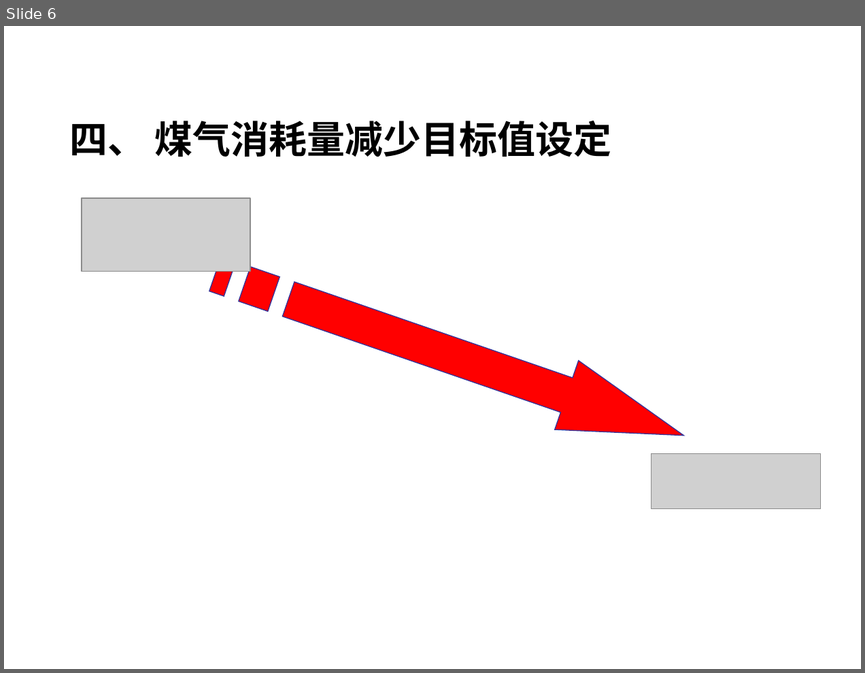
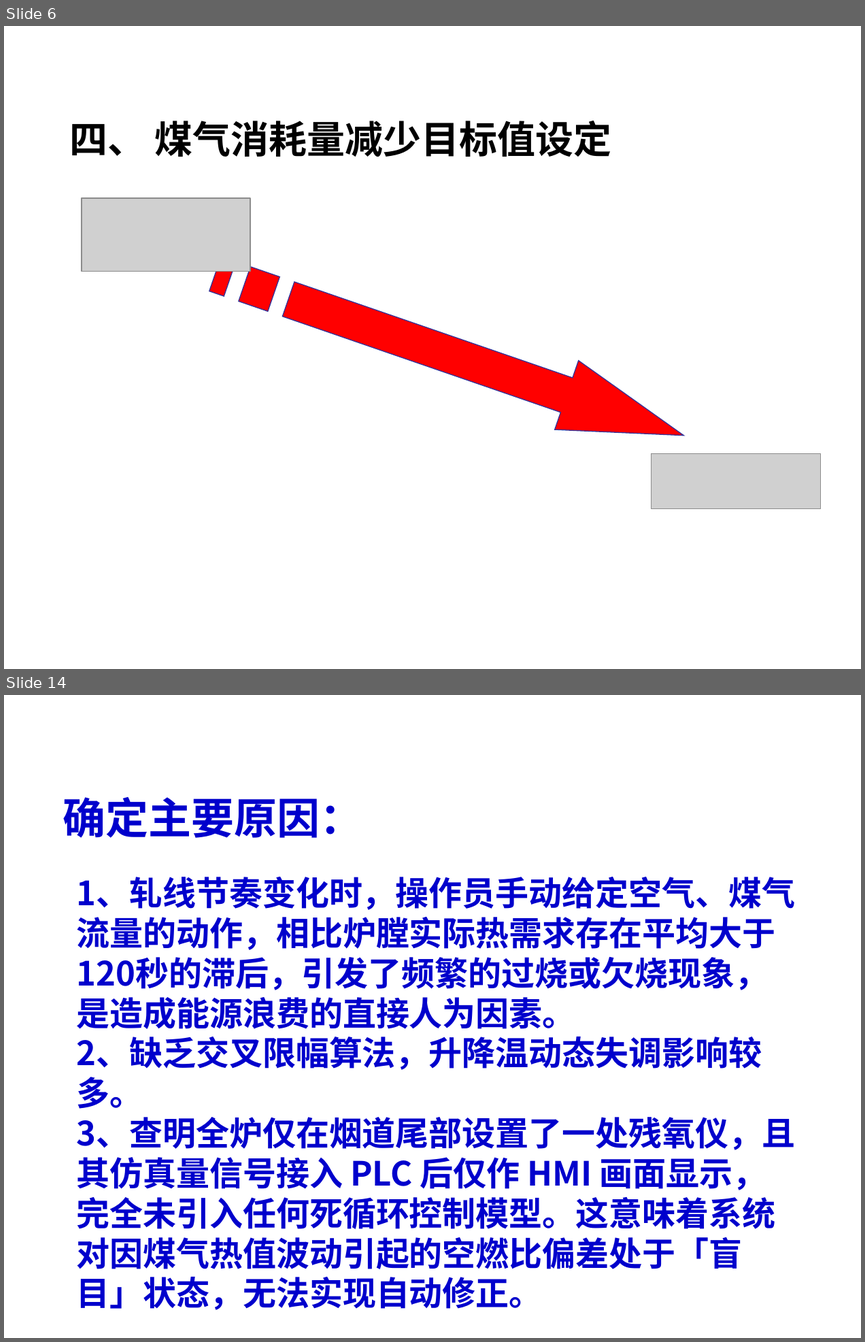
Before and after one commit to wfq1971/work_file, a slide deck: 2021年三棒作业区QC课题.ppt. Shown one above the other, each under a label of ours: slide 6 before the commit, slides 6 and 14 after it; the slides between them are not shown. The pictures are 865x673 and 865x1342 pixels, drawn with LibreOffice and Linux fonts; fonts in the diff are those of the drawing; grey boxes stand for pictures; background and template pictures are left out. Boxes give left, top, right and bottom in pixels: in the first picture for what was removed or moved away, otherwise in the second. Text is boxed around its words. In the diff, an @@ line names an element or a change of style, - is before the commit and + after.

Commit message:
自动版本管理: 2026/07/10  9:41

```diff
--- a/2021年三棒作业区QC课题.ppt
+++ b/2021年三棒作业区QC课题.ppt
@@ slide 14 added at (x1=4, y1=695, x2=861, y2=1338), background picture (left out) @@
@@ text added at (x1=63, y1=797, x2=363, y2=838), 36 pt, text #0000CC, bold @@
+确定主要原因：
@@ text added at (x1=77, y1=877, x2=795, y2=1310), 28 pt, text #0000CC, bold @@
+1、轧线节奏变化时，操作员手动给定空气、煤气流量的动作，相比炉膛实际热需求存在平均大于 120秒的滞后，引发了频繁的过烧或欠烧现象，是造成能源浪费的直接人为因素。
+2、缺乏交叉限幅算法，升降温动态失调影响较多。
+3、查明全炉仅在烟道尾部设置了一处残氧仪，且其仿真量信号接入 PLC 后仅作 HMI 画面显示，完全未引入任何死循环控制模型。这意味着系统对因煤气热值波动引起的空燃比偏差处于「盲目」状态，无法实现自动修正。
```
Also in this commit, not shown: 15 slides changed, 10 other slides added, 6 slides removed.
